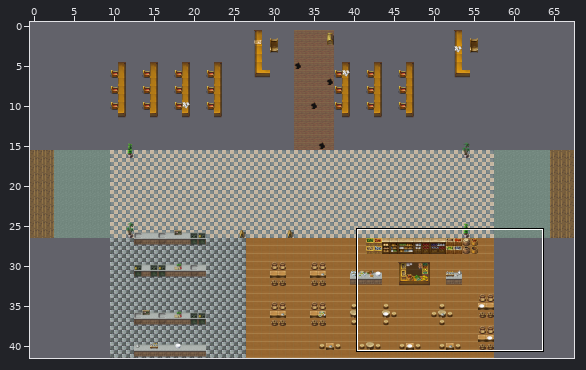
An edit to a level. Tiled map, TeamFourtressMap/EnglishCanteenMap..tmx. The first picture is a wide view before the edit; the outline marks the close-up.
Close-up. The starting point:
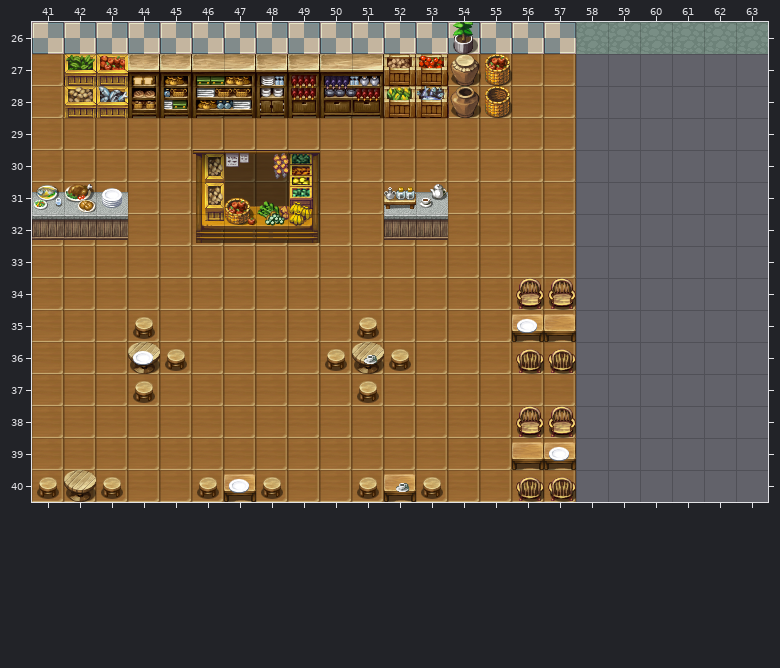
Cells are 32x32 px. Shown: x 41..63, y 26..40. The commit also changed other parts of the map, which this record leaves out. Not drawn, because the pictures are missing: unchanged layer "Walls".
After the commit:
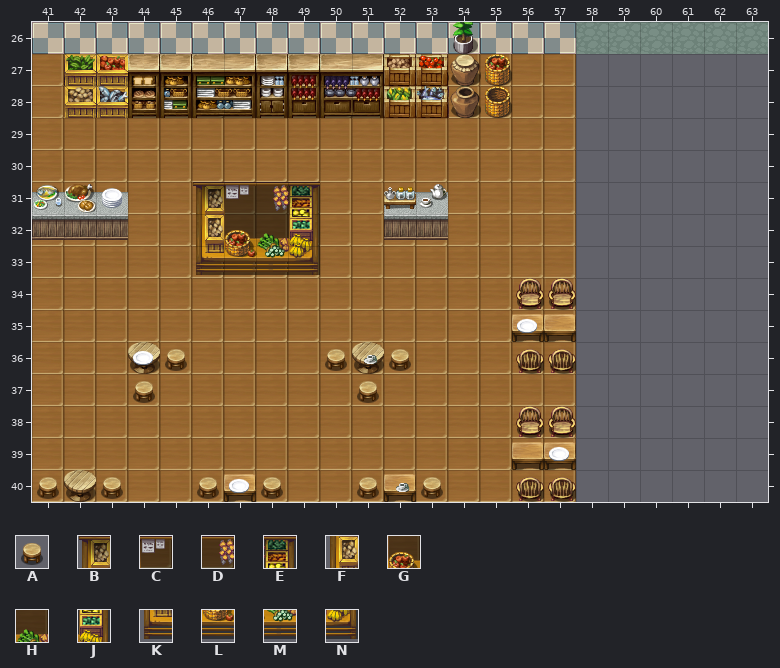
Key: from "rpg_maker_vx_rtp_tileset_by_te": A 1355, B 1460, C 1461, D 1462, E 1463, F 1492, G 1493, H 1494, J 1495, K 1524, L 1525, M 1526, N 1527.
_ is an empty cell.
Tiles replaced or removed in this view: A, B, C, D, E, F, G, H, J, K, L, M, N.
See-through tiles are keyed as they look on the map.
Difference:
Changed rows in their new state; . is an unchanged cell.
Layer "Furniture":
first column x 44:
30 ..____..
31 ..BCDE..
32 ..FGHJ..
33 ..KLMN..
35 _......_
Changed places in both close-ups, as pixel boxes (x1, y1, x2, y2):
changed: (193, 150, 320, 275)
removed: (133, 317, 155, 339)
removed: (357, 317, 379, 339)
